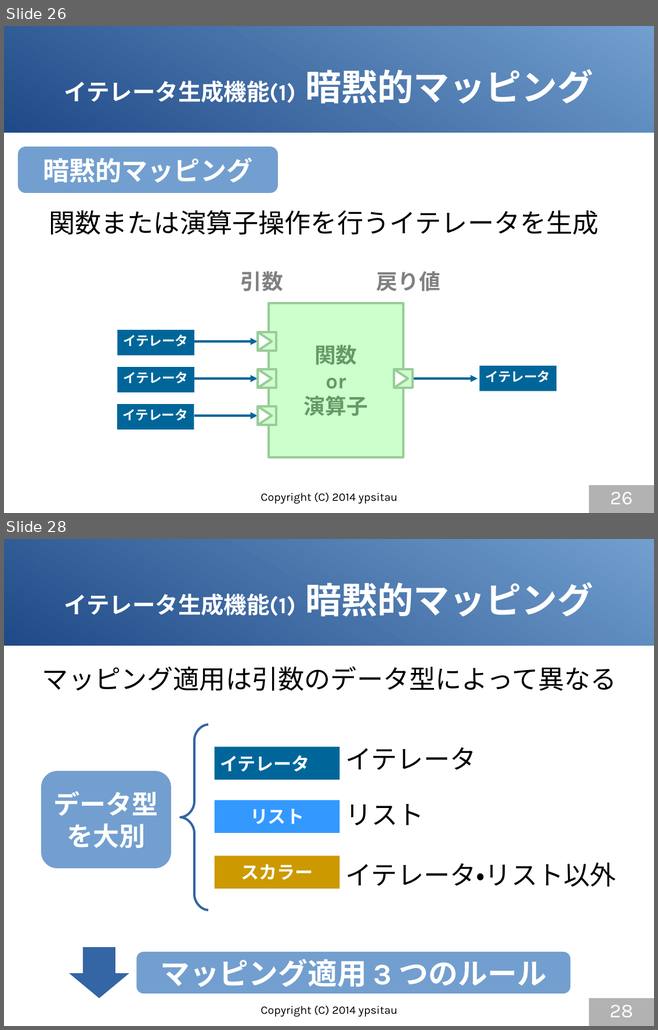
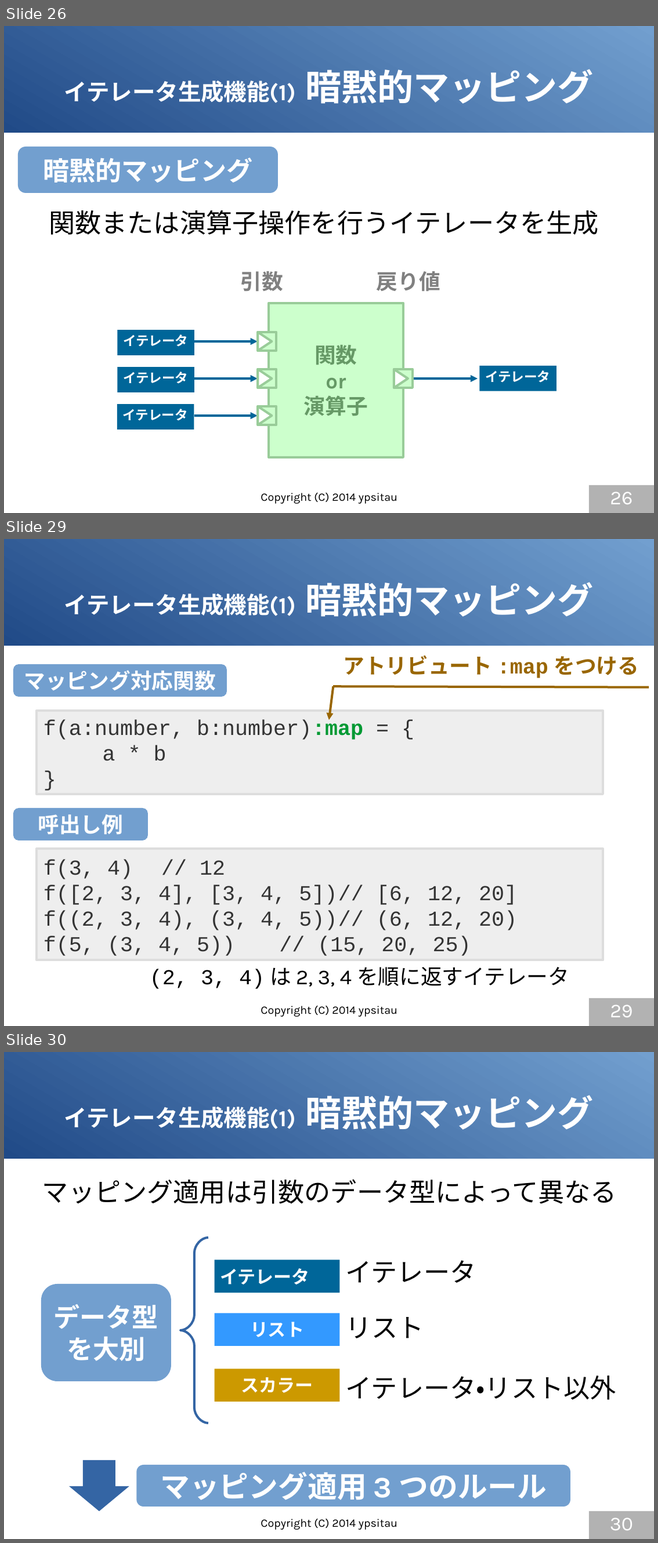
Before and after one commit to gura-lang/gura-doc, a slide deck: presentation/gura-introduction.odp. Shown one above the other, each under a label of ours: slides 26 and 28 before the commit, slides 26, 29 and 30 after it; the slides between them are not shown. The pictures are 658x1030 and 658x1543 pixels, drawn with LibreOffice and Linux fonts; fonts in the diff are those of the drawing. Boxes give left, top, right and bottom in pixels: in the first picture for what was removed or moved away, otherwise in the second. Text is boxed around its words. In the diff, an @@ line names an element or a change of style, - is before the commit and + after.

```diff
--- a/presentation/gura-introduction.odp
+++ b/presentation/gura-introduction.odp
@@ slide 29 added at <box>4,539,654,1026</box>, background #FFFFFF; not listed: 1 template element that a slide beside it also shows @@
@@ title added at <box>64,582,593,617</box>, 28 pt, text #FFFFFF, bold @@
+イテレータ生成機能(1) 暗黙的マッピング
@@ text added at <box>343,656,639,678</box>, 26 pt, text #996600, bold @@
+アトリビュート :map をつける
@@ rounded rectangle added at <box>13,664,227,697</box>, fill #729FCF, 26 pt, text #FFFFFF, bold @@
+マッピング対応関数
@@ arrow added from (333, 686) to (329, 720), #996600 2.83 pt @@
@@ line added from (333, 686) to (649, 687), #996600 2.83 pt @@
@@ rectangle added at <box>36,711,603,794</box>, fill #EEEEEE, outline #DDDDDD 2.83 pt, 26 pt, text #333333 @@
+f(a:number, b:number):map = {
+a * b
+}
@@ rounded rectangle added at <box>13,808,148,841</box>, fill #729FCF, 26 pt, text #FFFFFF, bold @@
+呼出し例
@@ rectangle added at <box>36,849,603,961</box>, fill #EEEEEE, outline #DDDDDD 2.83 pt, 26 pt, text #333333 @@
+f(3, 4) // 12
+f([2, 3, 4], [3, 4, 5]) // [6, 12, 20]
+f((2, 3, 4), (3, 4, 5)) // (6, 12, 20)
+f(5, (3, 4, 5)) // (15, 20, 25)
@@ text added at <box>150,967,569,989</box>, 26 pt, text #000000 @@
+(2, 3, 4) は 2, 3, 4 を順に返すイテレータ
@@ text added at <box>260,1006,397,1017</box>, 14 pt, text #000000 @@
+Copyright (C) 2014 ypsitau
@@ page number added at <box>589,999,654,1026</box>, fill #B2B2B2, 24 pt, text #FFFFFF @@
+29
@@ what was slide 28 is now slide 30 @@
@@ page number at <box>610,1518,633,1530</box>: text changed @@
-28
+30
```
Also in this commit, not shown: 7 slides changed, 2 other slides added.
